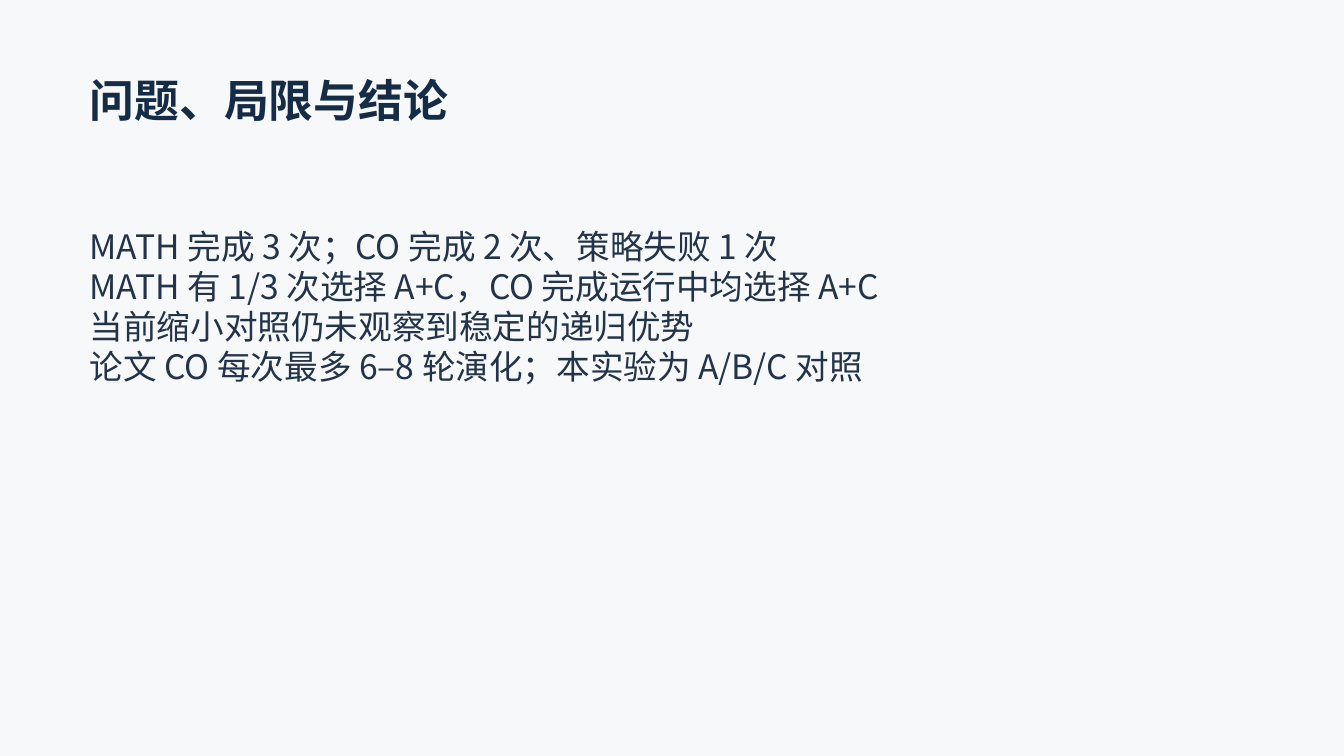
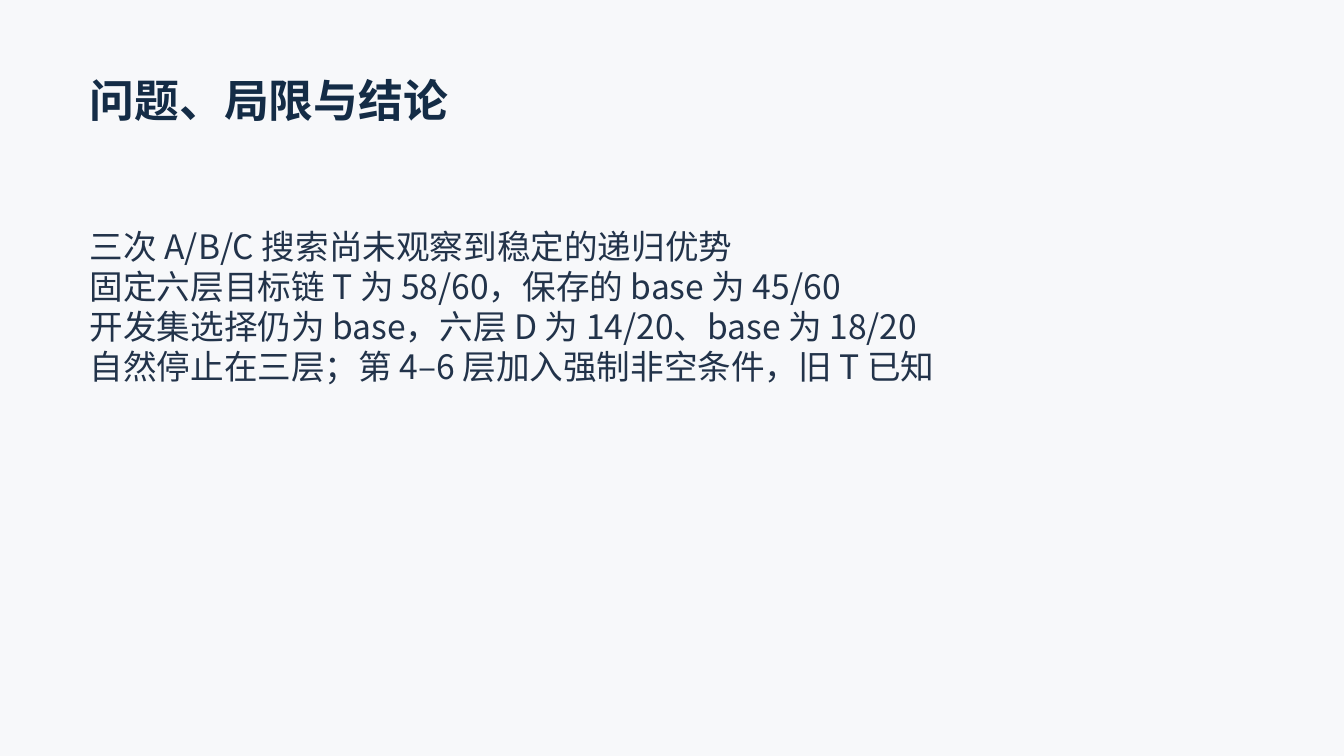
Before and after one commit to xiaolizi33/AlphaDiana, a slide deck: slide 15 of reproduction/presentation/MetaN_18min.pptx. Drawn at 1344x756 pixels with LibreOffice and Linux fonts; fonts in the diff are those of the drawing. Boxes give left, top, right and bottom in pixels: in the first picture for what was removed or moved away, otherwise in the second. Text is boxed around its words. In the diff, an @@ line names an element or a change of style, - is before the commit and + after.

Commit message:
Extend MATH chain to six layers with explicit forced-depth diagnostics

```diff
--- a/reproduction/presentation/MetaN_18min.pptx
+++ b/reproduction/presentation/MetaN_18min.pptx
@@ text at [90,230,934,384]: text changed @@
-MATH 完成 3 次；CO 完成 2 次、策略失败 1 次
-MATH 有 1/3 次选择 A+C，CO 完成运行中均选择 A+C
-当前缩小对照仍未观察到稳定的递归优势
-论文 CO 每次最多 6–8 轮演化；本实验为 A/B/C 对照
+三次 A/B/C 搜索尚未观察到稳定的递归优势
+固定六层目标链 T 为 58/60，保存的 base 为 45/60
+开发集选择仍为 base，六层 D 为 14/20、base 为 18/20
+自然停止在三层；第 4–6 层加入强制非空条件，旧 T 已知
```
Also in this commit, not shown: 2 other slides changed, 1 slide added, 1 slide removed, 21 other files.
